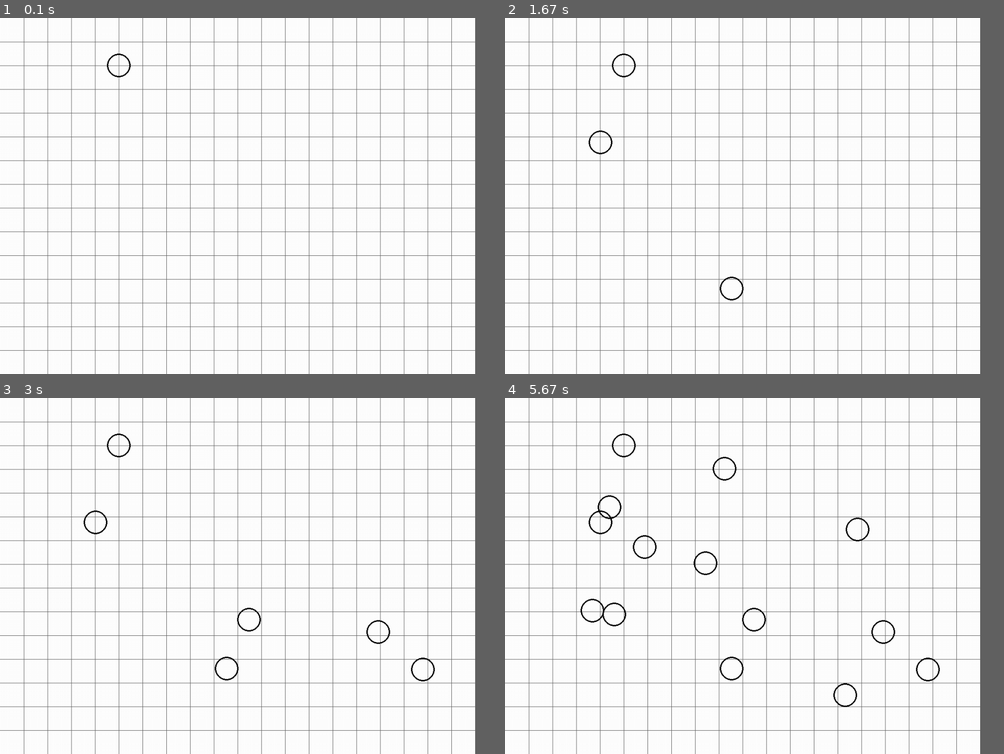
Above: before the commit, frames 1-4 (two rows, left to right).
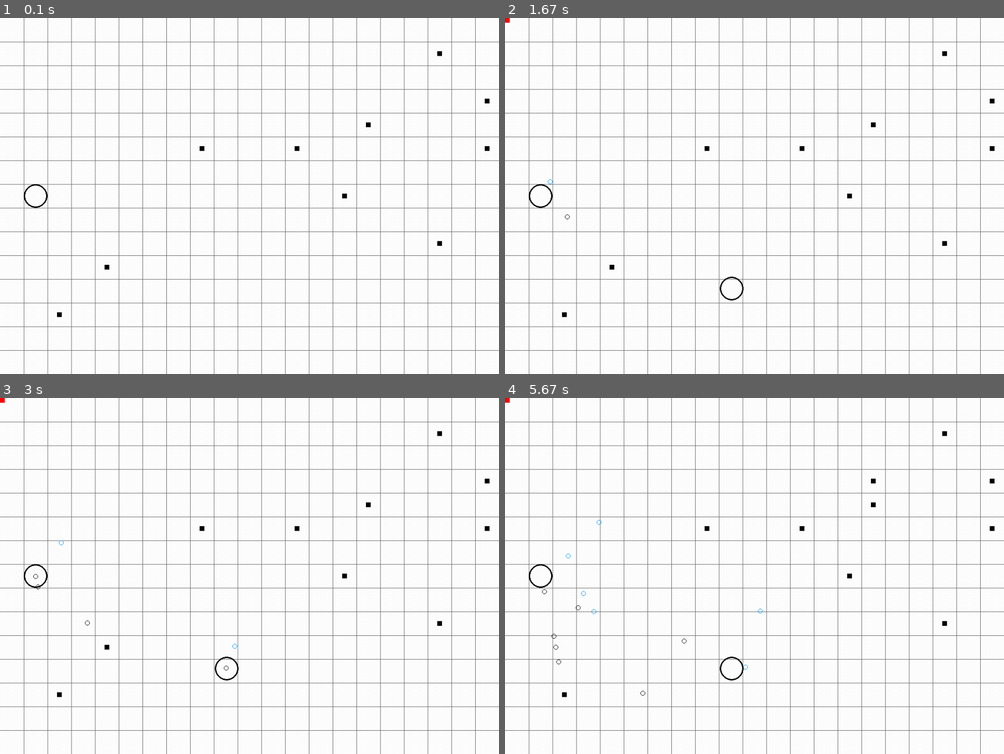
Above: after the commit, the same moments.

Repository: MichaelLesirge/intermediate-programming-class
Game: pygame game, started from pygame/targetting.py
The game is run twice, just before and just after one commit, with the same random seed, the same clock (stepped at 60 frames per second) and the same inputs.
Inputs (mouse positions are in pixels of both pictures, inside the frame that each line leads up to):
- Up to frame 1 (0.1 s): no input
- Up to frame 2 (1.67 s): hold R 0.33-0.8 s; click (599, 142) at 0.88 s; tap T at 1.17 s; right-click (729, 288) at 1.55 s
- Up to frame 3 (3 s): click (249, 618) at 1.88 s; click (379, 632) at 2.25 s; click (424, 668) at 2.72 s
- Up to frame 4 (5.67 s): hold M 3-3.3 s; click (589, 611) at 3.08 s; tap T at 3.4 s; click (609, 508) at 3.42 s; click (614, 615) at 3.72 s; click (644, 547) at 4.05 s; click (859, 529) at 4.38 s; click (704, 561) at 4.72 s; click (844, 693) at 5.05 s; click (724, 469) at 5.38 s
In our replay, the window is 857x642 before the commit and 900x642 after it. These sizes can differ from the game's own. Grey fills any space a smaller window leaves; there, only what the larger window draws over its background counts as a difference.

The runs differ from the first frame. In frame 1, 0.6% of the frame differs, in the area x 4-100%, y 0-100%; in frame 2, 0.7%; in frame 3, 0.9%; in frame 4, 1.5%, in the area x 0-100%, y 0-100%.

Commit message:
finish cleaning up code majorly and making tweaks

Diff:
--- a/pygame/targetting.py
+++ b/pygame/targetting.py
@@ -1,54 +1,63 @@
 # Math and code for this done by much smarter friend, I only cleaned it up
 
 import pygame
+
 import math
 import random
-import enum
+import time
 
 UNIT = 50
+
 
 class PhysicsConstants:
     GRAVITY = 9.81 * UNIT
 
-class AimTypes(enum.Enum):
-    AIMED = enum.auto()
-    MANUAL = enum.auto()
-
 class Settings:
     FPS = 1000
 
-    SCREEN_WIDTH, SCREEN_HEIGHT = 20 * UNIT, 15 * UNIT
-
-    AIM_TYPE = AimTypes.AIMED
+    SCREEN_WIDTH, SCREEN_HEIGHT = 21 * UNIT, 15 * UNIT
+
+    BALL_VELOCITY = 400
+
     DRAW_GRID = True
 
+    AUTO_FIRE_MODE = True
+
+    AIM_ASSIST_START = True
+
     BACKGROUND = (255, 255, 255)
 
     LINE_COLOR = (100, 100, 100)
 
-
-    NUM_OF_TARGETS = 0
+    NUM_OF_TARGETS = 10
 
 class Target(pygame.sprite.Sprite):
     COLOR = (255, 0, 0)
-    SIZE = 0.5 * UNIT
-
-    def __init__(self, location):
+    SIZE = 0.2 * UNIT
+
+    def __init__(self, location: tuple[int, int]) -> None:
         super().__init__()
-        self.x, self.y = location
 
         self.image = pygame.Surface((self.SIZE, self.SIZE))
-        self.rect = pygame.Rect(self.x, self.y, self.SIZE, self.SIZE)
-
-    def update(self, bullets):
-        hits = pygame.sprite.spritecollide(self, bullets, dokill=True)
-        # if hits: self.kill()
+        self.rect = self.image.get_rect(center = location)
+        pygame.draw.rect(self.image, self.COLOR, self.rect)
+
+    def update(self, bullets: pygame.sprite.Group) -> None:
+        hit_by = pygame.sprite.spritecollide(self, bullets, dokill=False)
+        if hit_by: self.kill()
+
+def random_position() -> tuple[int, int]:
+    return (random.randrange(0, Settings.SCREEN_WIDTH, UNIT) + UNIT / 2, random.randrange(0, Settings.SCREEN_HEIGHT, UNIT) + UNIT / 2)
+
+def on_screen(rect: pygame.Rect, off_by: int = 0) -> bool:
+    return (-off_by < rect.x < Settings.SCREEN_WIDTH + off_by) and (-off_by < rect.y < Settings.SCREEN_HEIGHT + off_by)
 
 class Bullet(pygame.sprite.Sprite):
-    COLOR = (0, 100, 255)
+    COLOR_DEFAULT = (0, 0, 0)
+    COLOR_SPECIAL = (0, 155, 255)
     RADIUS = 0.1 * UNIT
 
-    def __init__(self, location, velocity, angle):
+    def __init__(self, location: tuple[int, int], velocity: float, angle: float, color: pygame.Color = COLOR_DEFAULT) -> None:
         super().__init__()
         self.time = 0
         self.init_x, self.init_y = location
@@ -57,99 +66,138 @@
 
         self.angle = angle
 
-        self.image = pygame.Surface((self.RADIUS*2, self.RADIUS*2))
-        self.rect = self.image.get_rect()
-
-    def update(self):
+        # self.image = pygame.Surface((self.RADIUS*2, self.RADIUS*2))
+        self.image = pygame.Surface((self.RADIUS * 2, self.RADIUS * 2), pygame.SRCALPHA, 32).convert_alpha()
+        self.rect = self.image.get_rect(center=location)
+
+        color = color or (random.randint(0, 255), random.randint(0, 255), random.randint(0, 255))
+        pygame.draw.circle(self.image, color, (self.RADIUS, self.RADIUS), self.RADIUS, 1)
+
+    def find_position(self, time: float) -> tuple[float, float]:
+        x = self.init_x + self.init_v * time * math.cos(self.angle)
+        y = self.init_y + self.init_v * time * math.sin(self.angle)+(PhysicsConstants.GRAVITY/2*pow(time, 2))
+        return x, y
+
+    def update(self) -> None:
         self.time += 1/Settings.FPS
-        self.x = self.init_x+self.init_v*self.time*math.cos(self.angle)
-        self.y = self.init_y+self.init_v*self.time * math.sin(self.angle)+(PhysicsConstants.GRAVITY/2*pow(self.time, 2))
-
-        pygame.draw.circle(self.image, self.COLOR, (int(self.x), int(self.y)), int(self.RADIUS), 2)
-
+        self.x, self.y = self.find_position(self.time)
+        self.rect.center = (int(self.x), int(self.y))
+
+        if not on_screen(self.rect, 250):
+            self.kill()
 
 class Shooter(pygame.sprite.Sprite):
     COLOR = (0, 0, 0)
     RADIUS = 0.5 * UNIT
 
-    def __init__(self, location):
+    COOL_DOWN = 0.25
+
+    def __init__(self, location: tuple[int, int]) -> None:
         super().__init__()
 
         self.x, self.y = location
 
+        self.next_fire_time = time.time() + self.COOL_DOWN
+
         self.image = pygame.Surface((self.RADIUS * 2, self.RADIUS * 2), pygame.SRCALPHA, 32).convert_alpha()
-        self.rect = self.image.get_rect(center = (self.x, self.y))
+        self.rect = self.image.get_rect(center=(self.x, self.y))
 
         pygame.draw.circle(self.image, self.COLOR, (self.RADIUS, self.RADIUS), self.RADIUS, 3)
 
-    def shoot(self, target_x, target_y, aim_type: AimTypes = AimTypes.AIMED, velocity=400):
+    def find_angle(self, target: tuple[int, int], aim_assist: bool, velocity: float) -> float:
+        target_x, target_y = target
         x = target_x - self.x
         y = target_y - self.y
 
-        match aim_type:
-            case AimTypes.MANUAL:
-                angle = math.atan(y/x)
-                if target_x-self.x < 0:
-                    angle += math.pi
-
-            case AimTypes.AIMED:
-
-                a = PhysicsConstants.GRAVITY*x*x*y/velocity/velocity+x*x
-                b = PhysicsConstants.GRAVITY*PhysicsConstants.GRAVITY*pow(x/velocity, 4)
-                c = x*x+y*y
-
-                if c == 0:
-                    angle = -math.pi/2
-                else:
-                    cos = pow((a+pow(pow(a, 2)-b*c, 1/2))/(2*c), 1/2)
-                    if x < 0:
-                        cos *= -1
-                    try:
-                        # angle is negative of reality because pygame has up/down switched
-                        angle = math.acos(cos)
-                        if x == 0:
-                            if y < 0:
-                                if y < velocity*velocity/2/PhysicsConstants.GRAVITY:
-                                    return
-                                angle *= -1
-                        elif cos*(y-PhysicsConstants.GRAVITY*x*x/2/velocity/velocity/cos/cos)/x < 0:
+        if aim_assist:
+            a = PhysicsConstants.GRAVITY*x*x*y/velocity/velocity+x*x
+            b = PhysicsConstants.GRAVITY * PhysicsConstants.GRAVITY*pow(x/velocity, 4)
+            c = x*x+y*y
+
+            if c == 0:
+                angle = -math.pi/2
+            else:
+                cos = pow((a+pow(pow(a, 2)-b*c, 1/2))/(2*c), 1/2)
+                if x < 0:
+                    cos *= -1
+                try:
+                    # angle is negative of reality because pygame has up/down switched
+                    angle = math.acos(cos)
+                    if x == 0:
+                        if y < 0:
+                            if y < velocity*velocity/2/PhysicsConstants.GRAVITY:
+                                return
                             angle *= -1
-                    except TypeError:
-                        return
-
-        return Bullet((self.x, self.y), velocity, angle)
+                    elif cos*(y-PhysicsConstants.GRAVITY*x*x/2/velocity/velocity/cos/cos)/x < 0:
+                        angle *= -1
+                except TypeError:
+                    return
+        else:
+            angle = math.atan(y/x)
+            if target_x-self.x < 0:
+                angle += math.pi
+
+        return angle
+
+    def shoot(self, target: tuple[int, int], aim_assist: bool, velocity: float, manual: bool = False) -> Bullet:
+        current_time = time.time()
+        if not (manual or current_time > self.next_fire_time): return
+        self.next_fire_time = current_time + self.COOL_DOWN
+        angle = self.find_angle(target, aim_assist, velocity)
+
+        if angle is None: return
+
+        return Bullet((self.x, self.y), velocity, angle, color=(Bullet.COLOR_SPECIAL if manual else Bullet.COLOR_DEFAULT))
+
 
 def main() -> None:
     width, height = Settings.SCREEN_WIDTH, Settings.SCREEN_HEIGHT
+
     screen = pygame.display.set_mode((width, height))
     clock = pygame.time.Clock()
 
     shooters = pygame.sprite.Group()
-
-    def random_pos() -> tuple[int, int]:
-        return random.randrange(UNIT, width, UNIT), random.randrange(UNIT, width, UNIT)
-
-    shooters.add(Shooter(random_pos()))
-
     bullets = pygame.sprite.Group()
+
+    # shooters.add(Shooter((width // 2, height // 2)))
+    shooters.add(Shooter(random_position()))
+
     targets = pygame.sprite.Group()
 
-    for i in range(Settings.NUM_OF_TARGETS):
-        target = Target(random_pos())
-        targets.add(target)
-
     going = True
 
     while going:
+
         for event in pygame.event.get():
             if event.type == pygame.QUIT:
                 going = False
+
             elif event.type == pygame.MOUSEBUTTONDOWN:
-                shooters.add(Shooter(pygame.mouse.get_pos()))
-            if event.type == pygame.KEYDOWN and event.key == pygame.K_SPACE:
-                x, y = pygame.mouse.get_pos()
-                for shooter in shooters:
-                    bullets.add(shooter.shoot(x, y, Settings.AIM_TYPE, velocity = 400))
+                if event.button == 1:
+                    for shooter in shooters:
+                        bullet = shooter.shoot(pygame.mouse.get_pos(), Settings.AIM_ASSIST_START, Settings.BALL_VELOCITY, manual = True)
+                        if bullet: bullets.add(bullet)
+                elif event.button == 3:
+                    shooters.add(Shooter(pygame.mouse.get_pos()))
+            elif event.type == pygame.KEYDOWN:
+                if event.key == pygame.K_t:
+                    targets.add(Target(random_position()))
+                elif event.key == pygame.K_r:
+                    targets.add(Target(pygame.mouse.get_pos()))
+
+        if pygame.key.get_pressed()[pygame.K_m]:
+            x, y = pygame.mouse.get_pos()
+
+
+        if Settings.AUTO_FIRE_MODE and targets:
+            for shooter in shooters:
+                target: Target = random.choice(targets.sprites())
+                bullet = shooter.shoot(target.rect.center, Settings.AIM_ASSIST_START, Settings.BALL_VELOCITY, manual = False)
+                if bullet: bullets.add(bullet)
+
+        if len(targets) < Settings.NUM_OF_TARGETS:
+            new_target = Target(random_position())
+            targets.add(new_target)
 
         bullets.update()
         targets.update(bullets)
